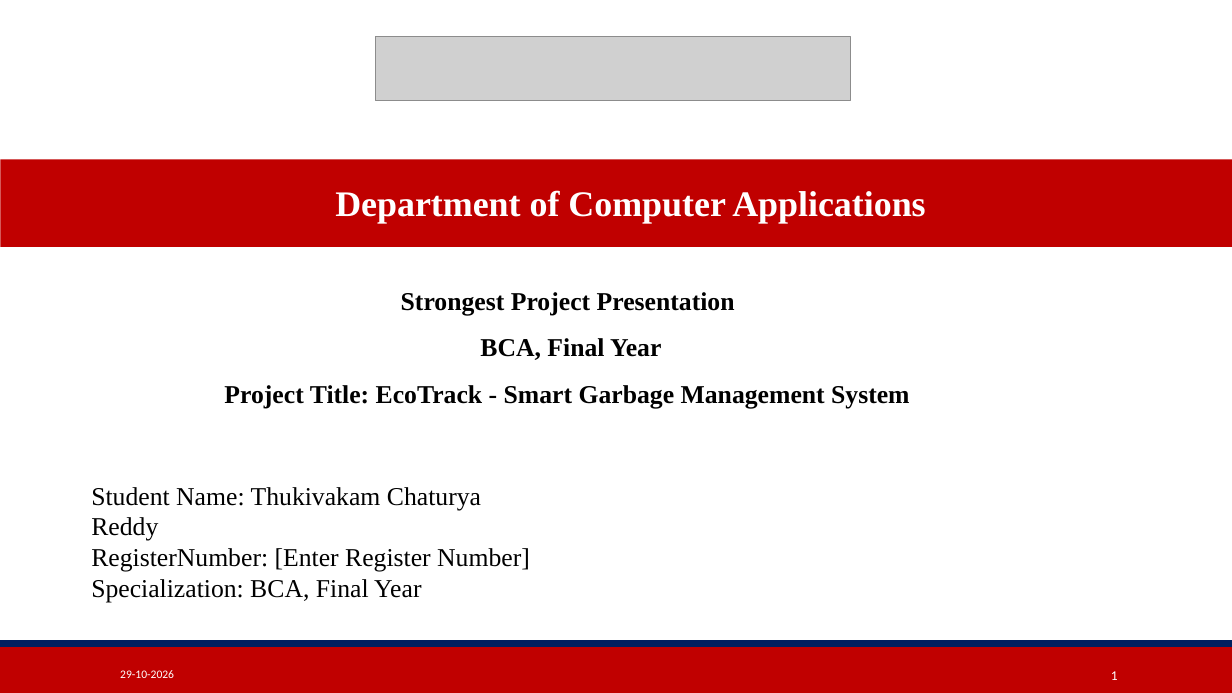
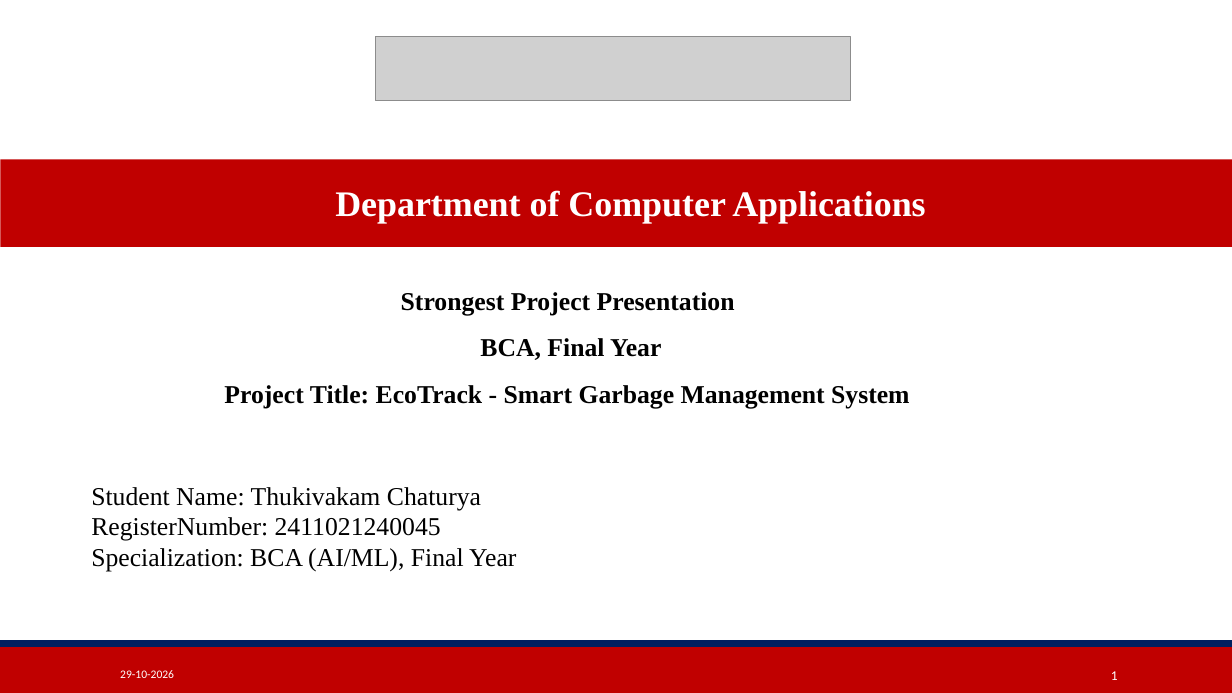
Before and after one commit to Chaturyathukivakam/Garbage-System, a slide deck: slide 1 of Alliance_Garbage_Management_Presentation.pptx. Drawn at 1232x693 pixels with LibreOffice and Linux fonts; fonts in the diff are those of the drawing; grey boxes stand for pictures. Boxes give left, top, right and bottom in pixels: in the first picture for what was removed or moved away, otherwise in the second. Text is boxed around its words. In the diff, an @@ line names an element or a change of style, - is before the commit and + after.

```diff
--- a/Alliance_Garbage_Management_Presentation.pptx
+++ b/Alliance_Garbage_Management_Presentation.pptx
@@ text at (x1=91, y1=487, x2=516, y2=572): text changed @@
-Student Name: Thukivakam Chaturya Reddy
-RegisterNumber: [Enter Register Number]
-Specialization: BCA, Final Year
+Student Name: Thukivakam Chaturya
+RegisterNumber: 2411021240045
+Specialization: BCA (AI/ML), Final Year
```
Also in this commit, not shown: 1 other slide changed.
